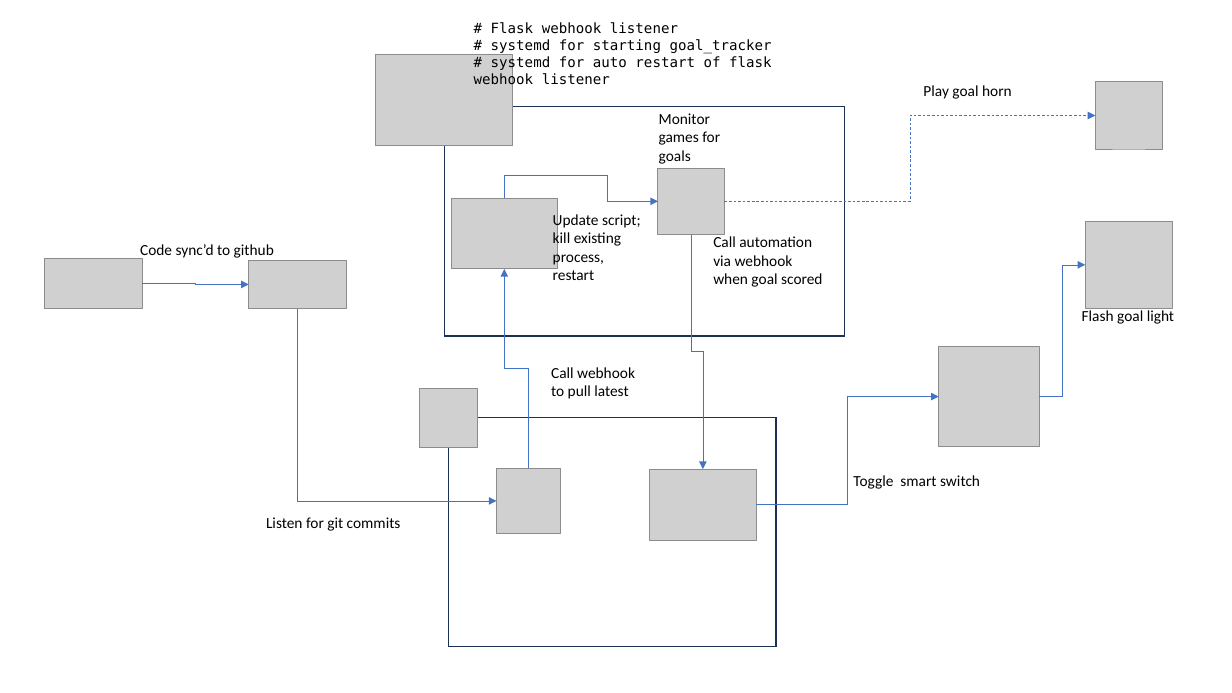
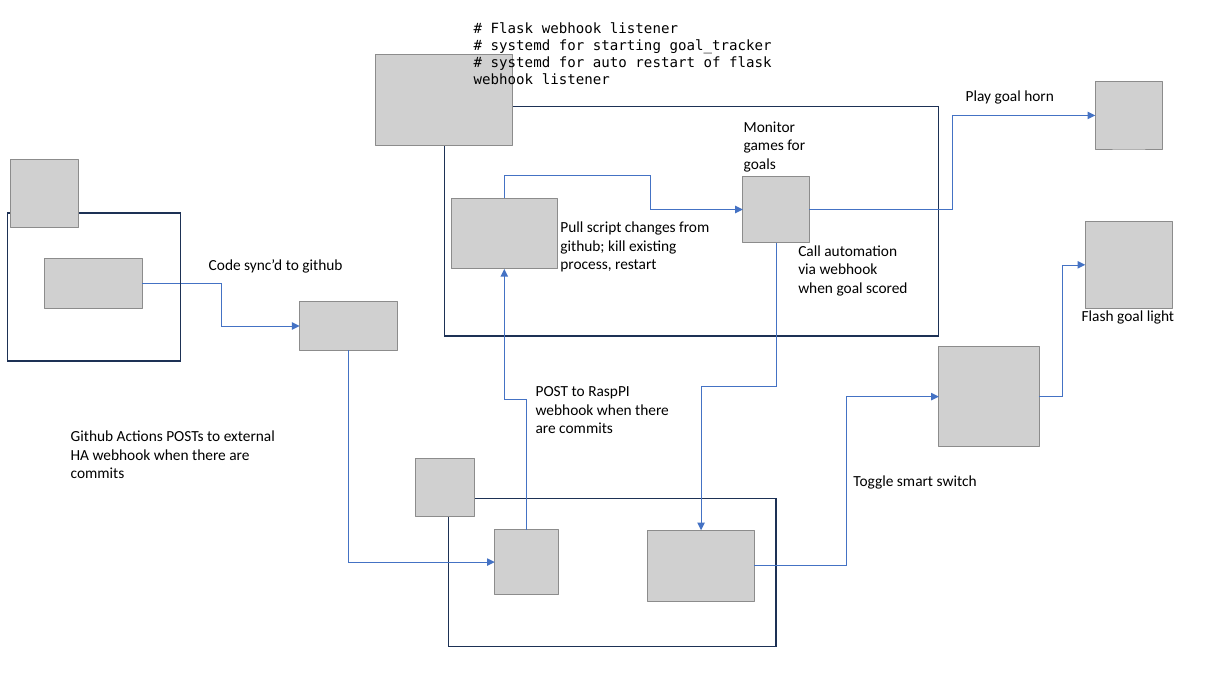
Before and after one commit to gitHubUser82892/leafs-goal-light, a slide deck: slide 1 of Flow diagram.pptx (slide 2 before the commit). Drawn at 1232x693 pixels with LibreOffice and Linux fonts; fonts in the diff are those of the drawing; grey boxes stand for pictures. Boxes give left, top, right and bottom in pixels: in the first picture for what was removed or moved away, otherwise in the second. Text is boxed around its words. In the diff, an @@ line names an element or a change of style, - is before the commit and + after.

```diff
--- a/Flow diagram.pptx
+++ b/Flow diagram.pptx
@@ text "Play goal horn": place and size @@
-text "Play goal horn" at [923,85,1012,99]
+text "Play goal horn" at [966,90,1054,104]
@@ rectangle: place and size @@
-rectangle at [445,106,845,335]
+rectangle at [445,106,939,335]
@@ 2 texts, 1 picture: place and size @@
-2 texts, 1 picture at [658,113,822,287]
+2 texts, 1 picture at [743,121,907,296]
@@ elbow arrow moved from (725, 201) - (1095, 116) to (810, 210) - (1095, 116) @@
@@ elbow arrow (810, 210) - (1095, 116): stroke #4472C4 0.5 pt dashed to #4472C4 0.5 pt @@
@@ picture added at [11,160,79,228] @@
@@ elbow arrow moved from (505, 198) - (658, 201) to (505, 198) - (743, 210) @@
@@ rectangle added at [7,213,180,361], outline #1E3256 1 pt @@
@@ text at [560,221,709,272]: text changed @@
-Update script; kill existing process, restart
+Pull script changes from github; kill existing process, restart
@@ text "Code sync’d to github": place and size @@
-text "Code sync’d to github" at [140,244,274,260]
+text "Code sync’d to github" at [209,259,342,273]
@@ elbow arrow moved from (529, 469) - (505, 269) to (527, 530) - (505, 269) @@
@@ elbow arrow moved from (691, 235) - (703, 470) to (776, 243) - (701, 531) @@
@@ elbow arrow moved from (142, 284) - (249, 285) to (142, 284) - (299, 326) @@
@@ picture: place and size @@
-picture at [249,260,347,309]
+picture at [299,301,397,350]
@@ elbow arrow moved from (298, 309) - (496, 501) to (348, 350) - (494, 562) @@
@@ text at [536,386,669,433]: text changed @@
-Call webhook to pull latest
+POST to RaspPI webhook when there are commits
@@ elbow arrow moved from (756, 505) - (939, 396) to (754, 566) - (939, 396) @@
@@ text at [71,430,275,478]: text changed @@
-Listen for git commits
+Github Actions POSTs to external HA webhook when there are commits
@@ picture: place and size @@
-picture at [420,389,478,447]
+picture at [416,458,474,517]
@@ rectangle: place and size @@
-rectangle at [448,418,776,647]
+rectangle at [448,499,776,647]
@@ picture: place and size @@
-picture at [496,469,560,534]
+picture at [494,530,558,595]
@@ picture: place and size @@
-picture at [650,470,756,541]
+picture at [648,531,754,602]
```
Also in this commit, not shown: 1 slide removed, 1 other file.
